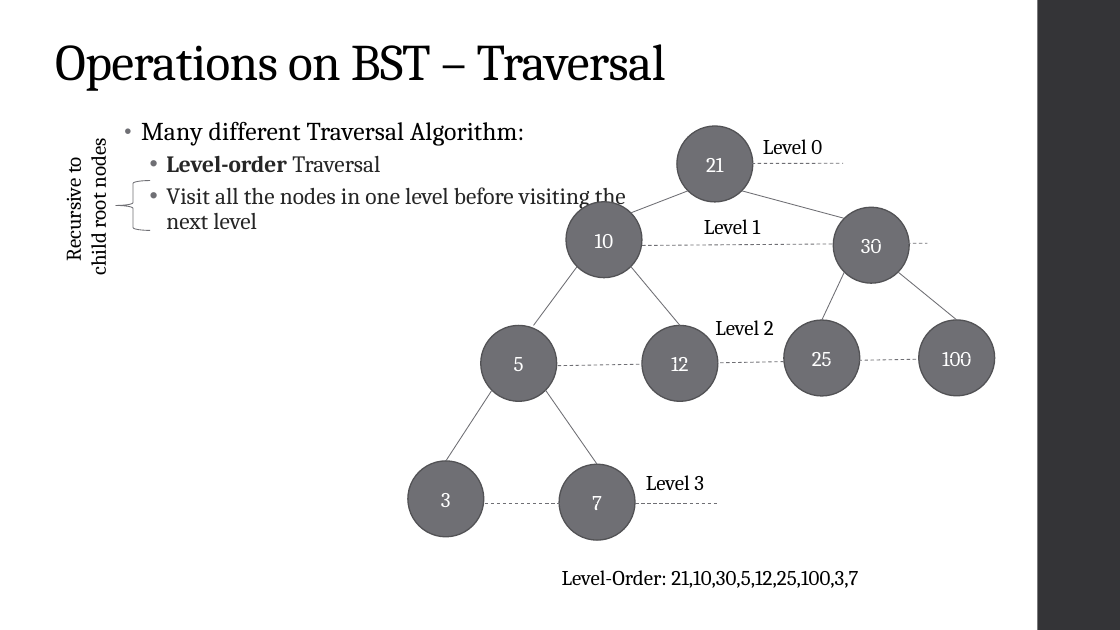
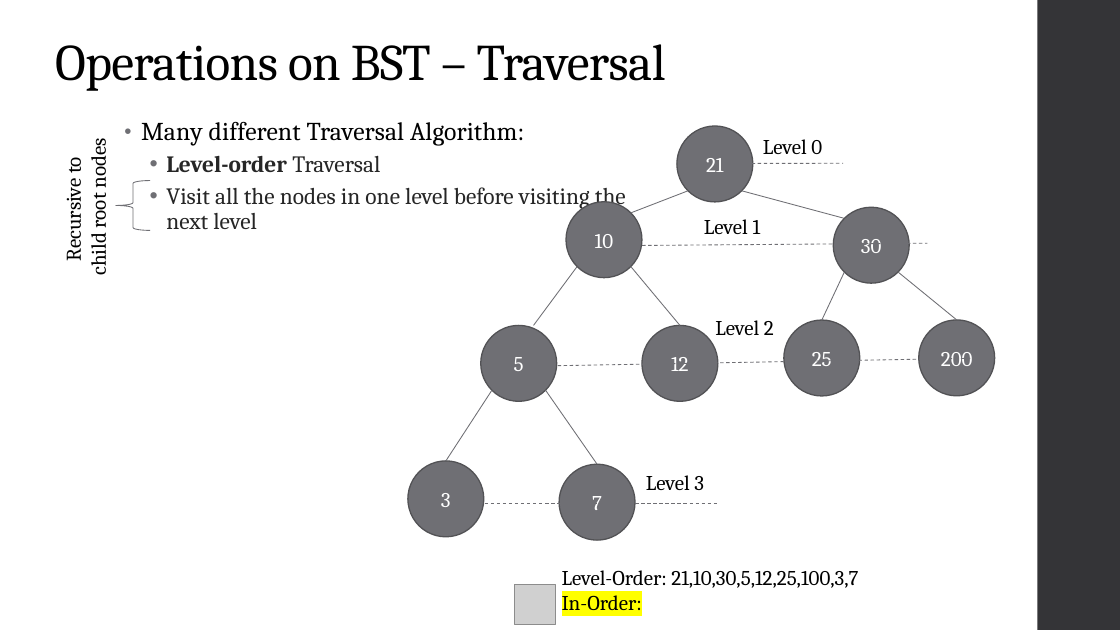
Before and after one commit to share2learnwidmanish/MVJ_Visit_28thJan2023-, a slide deck: slide 58 of DataStructure_Trees_animation_MVJ.pptx (slide 56 before the commit). Drawn at 1120x630 pixels with LibreOffice and Linux fonts; fonts in the diff are those of the drawing; grey boxes stand for pictures. Boxes give left, top, right and bottom in pixels: in the first picture for what was removed or moved away, otherwise in the second. Text is boxed around its words. In the diff, an @@ line names an element or a change of style, - is before the commit and + after.

```diff
--- a/DataStructure_Trees_animation_MVJ.pptx
+++ b/DataStructure_Trees_animation_MVJ.pptx
@@ text in ellipse at (941, 352, 973, 366): text changed @@
-100
+200
@@ picture added at (515, 584, 555, 624) @@
@@ text at (562, 590, 642, 610): paragraph added @@
+In-Order:
```
Also in this commit, not shown: 29 other slides changed, 4 slides added.
